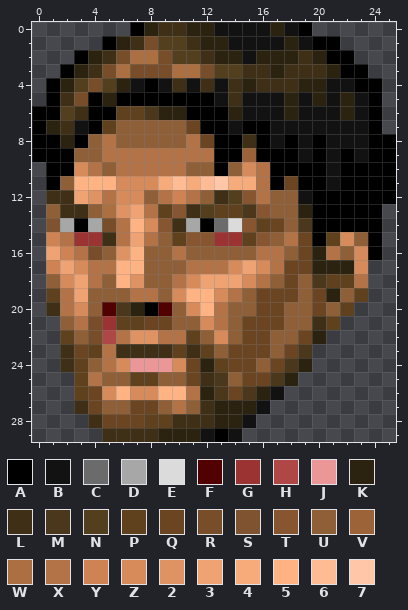
Pixel-art sprite, stored at graphics/stftl10.png. Above: the version before the commit.
The file is 26x30 pixels. Colours within 5 levels of each other are drawn and written as one.
Palette (. is transparent): A #000000  B #121212  C #6b6b6b  D #a7a7a7  E #dbdbdb  F #520101  G #9b3333  H #af4747  J #eb9797  K #2b230f  L #3f2f17  M #4b371b  N #533e1e  P #5f411e  Q #6b4522  R #774e29  S #7f532f  T #87552f  U #8f5f37  V #9c6338  W #ab6f42  X #b37347  Y #cf8353  Z #d78b5b  2 #df9363  3 #efa373  4 #f7ab7b  5 #ffb383  6 #ffbb93  7 #ffc7a7
Pixels before, first column x 0:
 0 .......AKLLKKBBBBKBA......
 1 .....AKLRNNLKKBBBBKBAA....
 2 ...AKLRWWRNNLKKBKKKLKAA...
 3 ..AKLRWRRRWWRNNLLKLLLKAA..
 4 .AKNRNKBABLBLBLKLLLKKBBAA.
 5 .ALRAKAAAAAAABLBBBKBKBKBA.
 6 AANLAAPPMKKAAAKBBBKBBBKBA.
 7 AKLBAPUUUUUQAABAABBBBBBBA.
 8 AAKAUXUUUUUXQAALABABABBBAA
 9 AAAUUXXXXXXXXAAVAAABABABAA
10 .AAZXUXXXXXUUAUZXAAAABAAAA
11 .AU555ZZZ4646744XAQAABAAAA
12 .LL32XZZUXYXULNTXUUBAAAAAA
13 .ULLUW23XPTLNPPMTUUKAAAAA.
14 .SDADRX5ZTLDACETPQUMAAAAA.
15 .YXGGLX3XUPTTGGPTUXQAPZUA.
16 .3YXRU25UUXUUUUUXXUQKXUZA.
17 .Y3ZXX55UUUXXXZ3ZXQQKKKZ..
18 .UZ3XU52UUXZ333ZXUQUMPPX..
19 .PX3UUUXXUZ55ZXUQQQUQKUP..
20 .LXZUFMKAFUZ5XUUQQUUQUP...
21 ..UXRGPPQQUUZXUQQQUULP....
22 ..PURHX22XXPUZUQQUUQK.....
23 ..LQPXLLLLPLPUQQQUQM......
24 ..LPUXZJJJZQKPQQUQMK......
25 ...PXUUPPUUQLMUQQMK.......
26 ...PQZ5ZZ55XKMQMKB........
27 ...LQUUQQUXULKKKB.........
28 ....LQQQPPLLLKKB..........
29 .....LLLLKKKBAB...........
Now the later version:
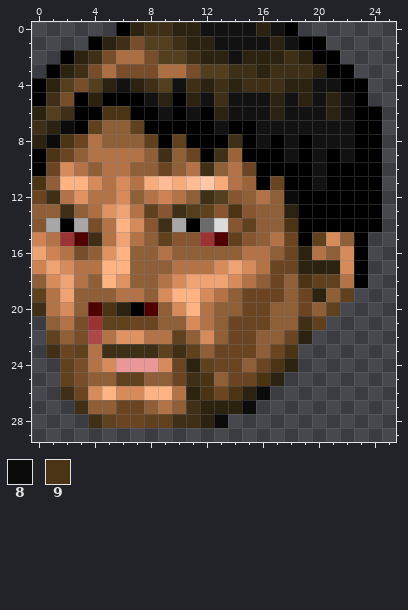
Colours new in this view: 8 #0b0b0b  9 #4a3414
Changes in this commit:
Changed rows in their new state; - is an unchanged pixel.
first column x 0:
 0 ------AKL-K-B---KBA.------
 1 ----AKLRN-LK-B---KBA-.----
 2 --AKLRW-RN-LK-BK--LKA-.---
 3 -AKLRWR--W-RN-L-KL--KA-.--
 4 AKNRNKBKLNBLKLKL--K-B-A-.-
 5 ALRAKA--BK-KBLB--KBKBKBA.-
 6 KNLA-99AABAB-KB--KB--KBA--
 7 L-8APU-PAAAA-BA-B------A--
 8 K89QXU--PAPAA-LABABAB--A-.
 9 -9Q-X---ULUQALVA--BABABA-.
10 AQZXUX-UUQUXLUXQA---BA---.
11 9U5-ZX-X464674XVAQA-BA---.
12 Q-X2X--UXYXULNTU--8A-----.
13 U--UW23XPTLNPT9TU-KA------
14 TDADRX5ZTLDACETPUU9A------
15 YXGFLX3XUPT-GFPTUXQAPZUA.-
16 3YXRU25U-XU----X-UQKXUZA.-
17 Y3ZX-5-U--X--Z3ZXQ-K--ZA--
18 UZ3XU52U-XZ3--ZXUQU9P-XA--
19 PX3U--X-UZ5-ZXUQ--UQKUP.--
20 LXZUF9KAFUZ5XU-Q-U-QUP.---
21 -UXRGP-Q-U-ZXUQ--U-LP.----
22 -PURHX2-X-PUZUQ-U-QK.-----
23 -LQPXL---PLPUQ--UQ9.------
24 --PRXZJ--ZQKPQ-UQ9K.------
25 --PRU-P-U-QL9UQ-9K.-------
26 --LQZ5Z-5-XK9Q9K8.--------
27 ----U-Q-UXULK--8.---------
28 -----P------K8..----------
29 -----..........-----------
